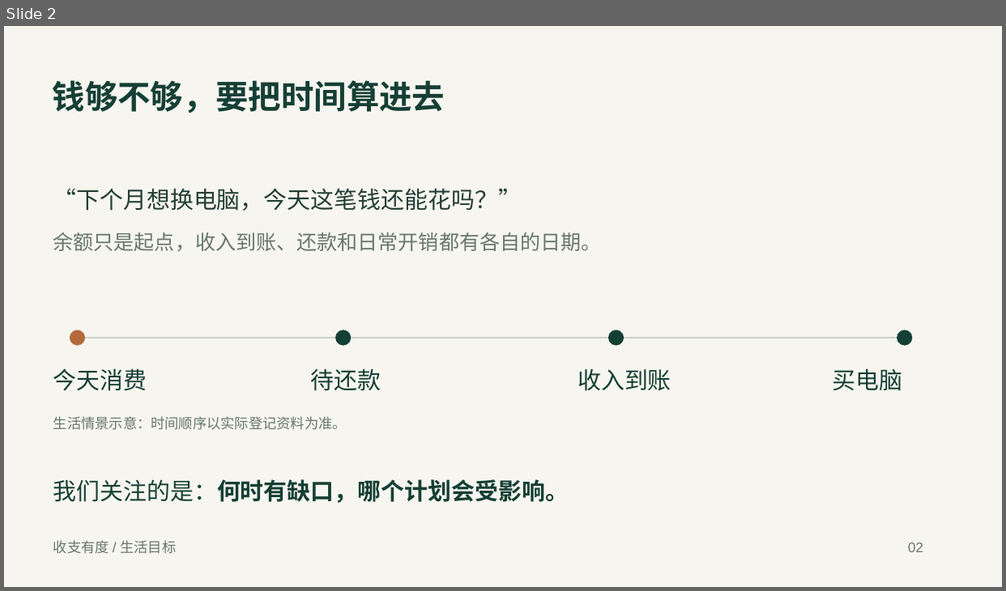
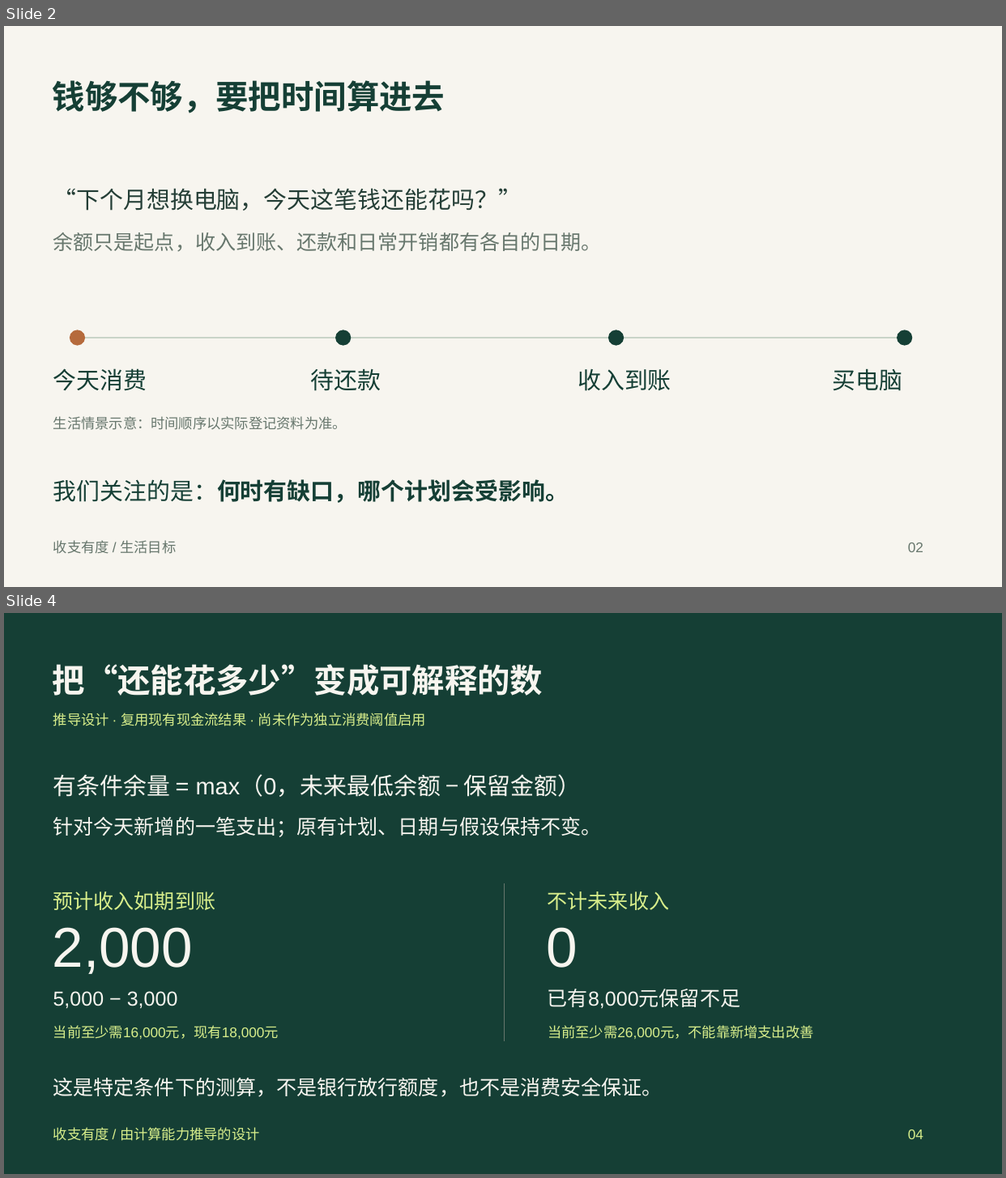
Before and after one commit to MuMi-y/shouzhi-youdu, a slide deck: submission/02_答辩材料_收支有度.pptx. Shown one above the other, each under a label of ours: slide 2 before the commit, slides 2 and 4 after it; the slides between them are not shown. The pictures are 1006x591 and 1006x1178 pixels, drawn with LibreOffice and Linux fonts; fonts in the diff are those of the drawing. Boxes give left, top, right and bottom in pixels: in the first picture for what was removed or moved away, otherwise in the second. Text is boxed around its words. In the diff, an @@ line names an element or a change of style, - is before the commit and + after.

```diff
--- a/submission/02_答辩材料_收支有度.pptx
+++ b/submission/02_答辩材料_收支有度.pptx
@@ slide 4 added at (x1=4, y1=613, x2=1002, y2=1174), background #153F35 @@
@@ text added at (x1=53, y1=664, x2=543, y2=696), 31.5 pt, text #F7F5EF, bold @@
+把“还能花多少”变成可解释的数
@@ text added at (x1=53, y1=713, x2=426, y2=726), 13.5 pt, text #D8EE8B @@
+推导设计 · 复用现有现金流结果 · 尚未作为独立消费阈值启用
@@ text added at (x1=53, y1=774, x2=582, y2=797), 22.5 pt, text #F7F5EF @@
+有条件余量 = max（0，未来最低余额 − 保留金额）
@@ text added at (x1=53, y1=817, x2=602, y2=837), 19.5 pt, text #F7F5EF @@
+针对今天新增的一笔支出；原有计划、日期与假设保持不变。
@@ group added at (x1=53, y1=884, x2=814, y2=1041): 8 texts, 1 freeform shape @@
+预计收入如期到账
+2,000
+5,000 − 3,000
+当前至少需16,000元，现有18,000元
+不计未来收入
+0
+已有8,000元保留不足
+当前至少需26,000元，不能靠新增支出改善
@@ text added at (x1=53, y1=1078, x2=663, y2=1097), 19.5 pt, text #F7F5EF @@
+这是特定条件下的测算，不是银行放行额度，也不是消费安全保证。
@@ text added at (x1=53, y1=1127, x2=259, y2=1141), 13.5 pt, text #D8EE8B @@
+收支有度 / 由计算能力推导的设计
@@ text added at (x1=908, y1=1130, x2=923, y2=1139), 13.5 pt, text #D8EE8B @@
+04
```
Also in this commit, not shown: 7 slides changed, 10 other slides added, 5 other files.
